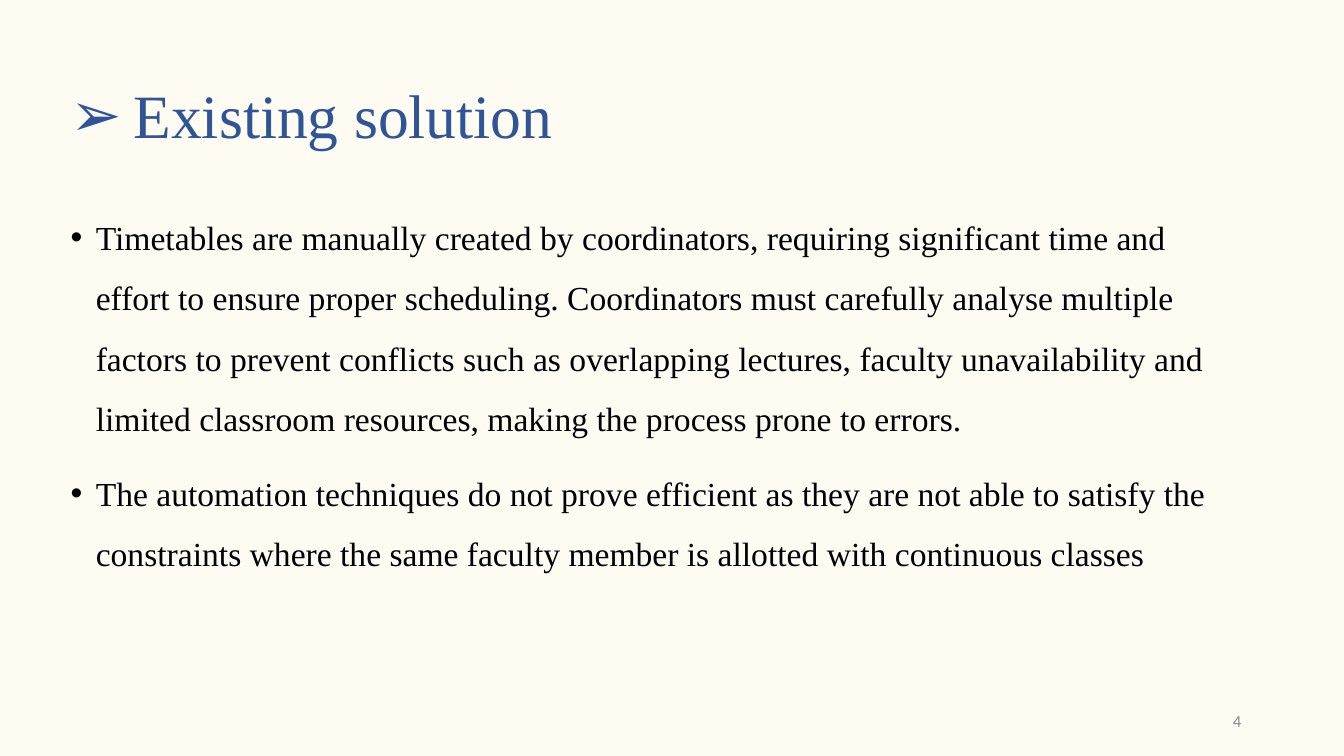
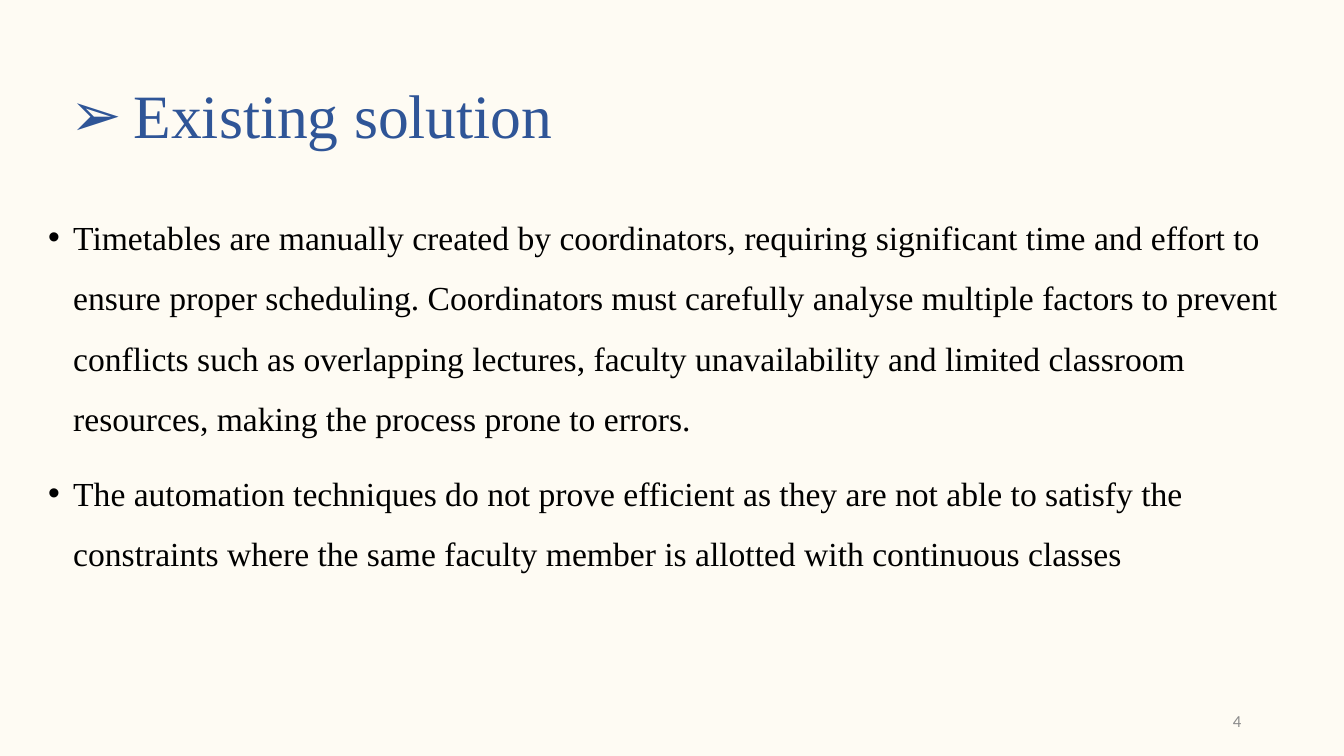
Before and after one commit to s-saanvi/Collection, a slide deck: slide 4 of Synopsis/Synopsis Presentation.pptx. Drawn at 1344x756 pixels with LibreOffice and Linux fonts; fonts in the diff are those of the drawing. Boxes give left, top, right and bottom in pixels: in the first picture for what was removed or moved away, otherwise in the second. Text is boxed around its words. In the diff, an @@ line names an element or a change of style, - is before the commit and + after.

```diff
--- a/Synopsis/Synopsis Presentation.pptx
+++ b/Synopsis/Synopsis Presentation.pptx
@@ text "Timetables are manually created by ..." rewrapped from (96, 226, 1205, 573) to (73, 226, 1278, 573) @@
```
Also in this commit, not shown: 8 other slides changed, 1 slide removed, 4 other files.
